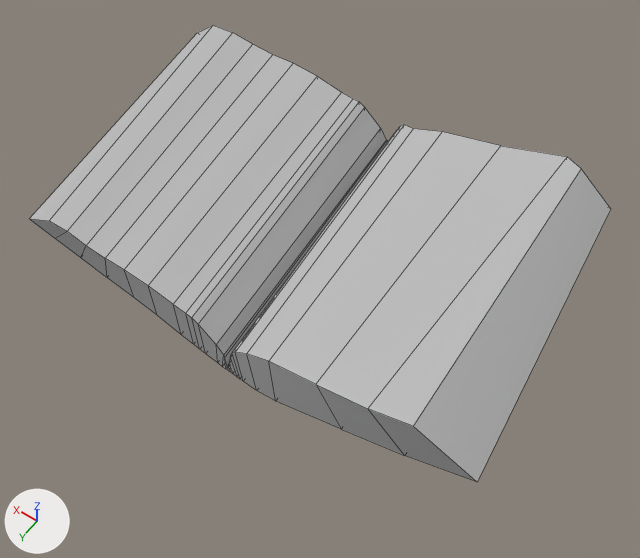
The OBJ model Assets/3D Models/BookDistanceFieldModel.obj: old version first, new version second.
Rendered twice from a camera (50 mm lens) standing at (-49.8, 116.0, 99.4) and looking at (-3.4, 51.0, -2.8). Arrows for +X, +Y and +Z are at lower left; the lights stay in place. Mesh edges are drawn as thin lines. Where no turn or scale is listed for an object, it has been applied to the vertices.

The scene before the commit, as lines of its bpy script (objects in view):
```python
me_bookdistancefieldmodel = bpy.data.meshes.new('BookDistanceFieldModel')
me_bookdistancefieldmodel.from_pydata(...)  # 96 vertices, 94 faces; spans x -38.5..37.5, y 27.7..70.1, z -7.6..18.7
me_bookdistancefieldmodel.materials.append(mat_lit)  # grey #bcbcbc
ob_bookdistancefieldmodel = bpy.data.objects.new('BookDistanceFieldModel', me_bookdistancefieldmodel)
ob_bookdistancefieldmodel.location = (0.0, 0.0, 0.0)
```
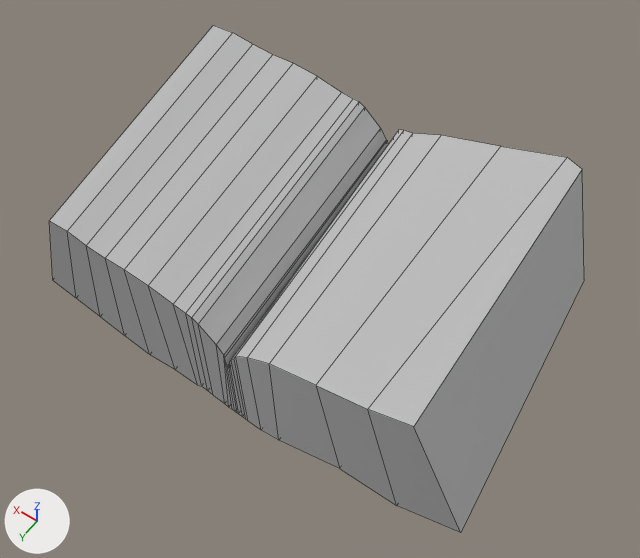
Changed parts and their boxes (x1, y1, x2, y2) in the pictures (640 x 558 px; the box of a moved part takes in the faces that stretch with it):
```json
{"object": "BookDistanceFieldModel", "change": "reshaped", "before": [29, 25, 611, 482], "after": [49, 25, 584, 533], "on screen": "8% narrower, 11% taller"}
{"part": 1, "of": "me_bookdistancefieldmodel", "change": "moved or reshaped", "before": [29, 26, 611, 482], "after": [49, 130, 584, 533]}
{"part": 2, "of": "me_bookdistancefieldmodel", "change": "shading changed", "before": [49, 25, 387, 366], "after": [49, 25, 387, 366]}
```

Edits to the scene script, one JSON object a line:
```json
{"block": "me_bookdistancefieldmodel", "where": "# used by ob_bookdistancefieldmodel; location = (0.0, 0.0, 0.0)"}
{"op": "remove", "block": "me_bookdistancefieldmodel", "code": "me_bookdistancefieldmodel.from_pydata(...)  # 96 vertices, 94 faces; spans x -38.5..37.5, y 27.7..70.1, z -7.6..18.7"}
{"op": "add", "block": "me_bookdistancefieldmodel", "code": "me_bookdistancefieldmodel.from_pydata(...)  # 96 vertices, 94 faces; spans x -38.5..37.5, y 27.7..70.1, z -19.0..18.6"}
{"block": "me_bookdistancefieldmodel", "change": "me_bookdistancefieldmodel part 1: 68 of 96 vertices moved; they spanned x -38.5..37.5, y 27.7..70.1, z -7.6..18.7 and now span x -38.5..37.5, y 27.7..70.1, z -19.0..18.6; mean shift (0.0, 0.0, -9.0); largest move (16.8, 69.0, -3.6) -> (16.8, 69.0, -18.5)"}
{"block": "me_bookdistancefieldmodel", "change": "me_bookdistancefieldmodel part 2: edges marked sharp go from 173 to 175"}
```
